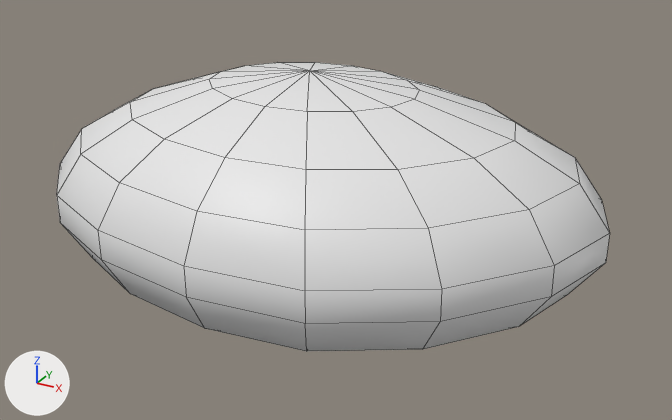
The Blender file Assets/Art/Environment/Glowshrooms/shroom3.blend: old version first, new version second.
One viewpoint serves both versions: a 50 mm camera at (0.237, -0.402, 0.196) aimed at (0.016, 0.0, -0.006). Lighting does not change. The marker at lower left points along +X, +Y and +Z. Mesh edges are drawn as thin lines.

Before the edit, the objects in view are built like this:
```python
me_sphere_001 = bpy.data.meshes.new('Sphere.001')
me_sphere_001.from_pydata(...)  # 130 vertices, 144 faces; spans x -0.146..0.158, y -0.113..0.116, z -0.054..0.069
me_sphere_001.polygons.foreach_set('use_smooth', [True] * 144)
ob_shroom3 = bpy.data.objects.new('shroom3', me_sphere_001)
ob_shroom3.location = (0.0, 0.0, 0.0)
```
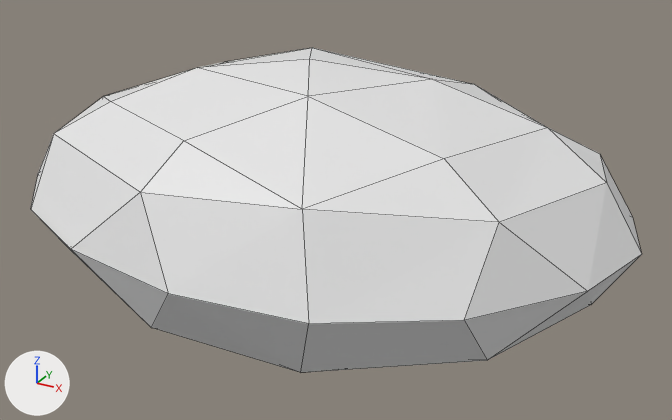
What differs and where, as boxes [x1, y1, x2, y2] in the pictures (672 x 420 px; the box of a moved part takes in the faces that stretch with it):
'shroom3', mesh rescaled, shading changed, modifiers changed (10% wider, 12% taller)
    before: [57, 62, 610, 351]
    after: [31, 48, 642, 372]
part 1 of me_sphere_001, moved or reshaped
    before: [57, 62, 610, 351]
    after: [31, 48, 642, 372]

Diff of the bpy script that builds the scene:
```diff
--- a/Assets/Art/Environment/Glowshrooms/shroom3.blend.py
+++ b/Assets/Art/Environment/Glowshrooms/shroom3.blend.py
@@ me_sphere_001 @@
 me_sphere_001.from_pydata(...)  # 130 vertices, 144 faces; spans x -0.146..0.158, y -0.113..0.116, z -0.054..0.069
 # used by ob_shroom3; location = (0.0, 0.0, 0.0)
+# me_sphere_001 part 1: the whole mesh is scaled about the mesh origin by 1.09
+# me_sphere_001 part 2: all faces are now shaded flat (144 of 144 changed)
@@ ob_shroom3 @@
 ob_shroom3.location = (0.0, 0.0, 0.0)
+_m = ob_shroom3.modifiers.new('Decimate', 'DECIMATE')
+_m.ratio = 0.466
```
